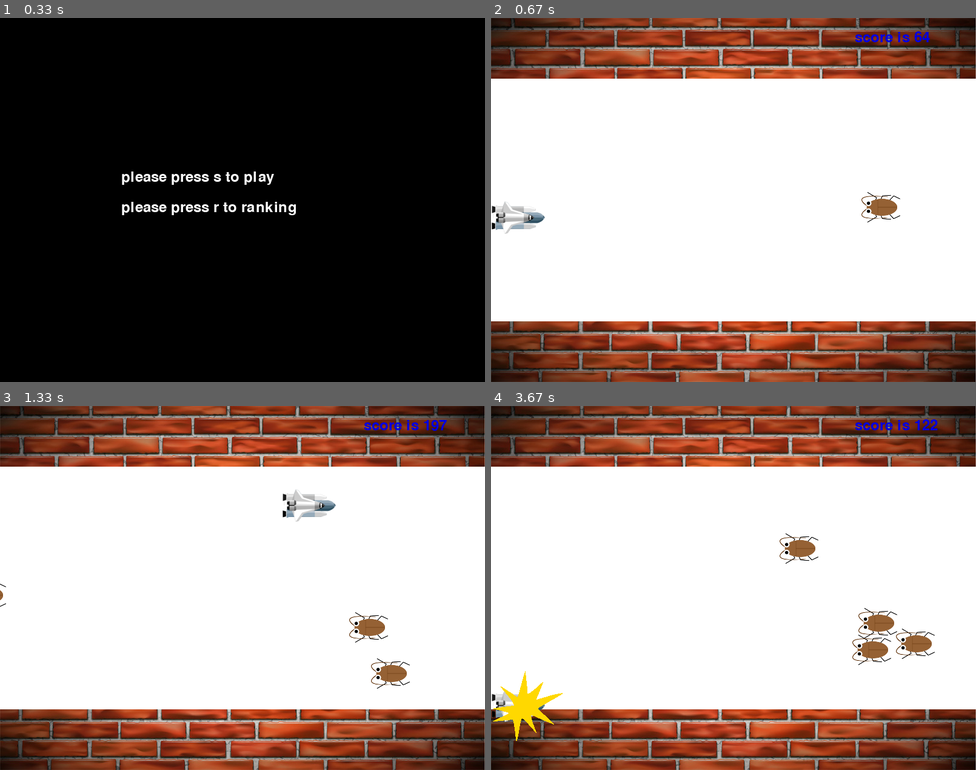
Above: before the commit, frames 1-4 (two rows, left to right).
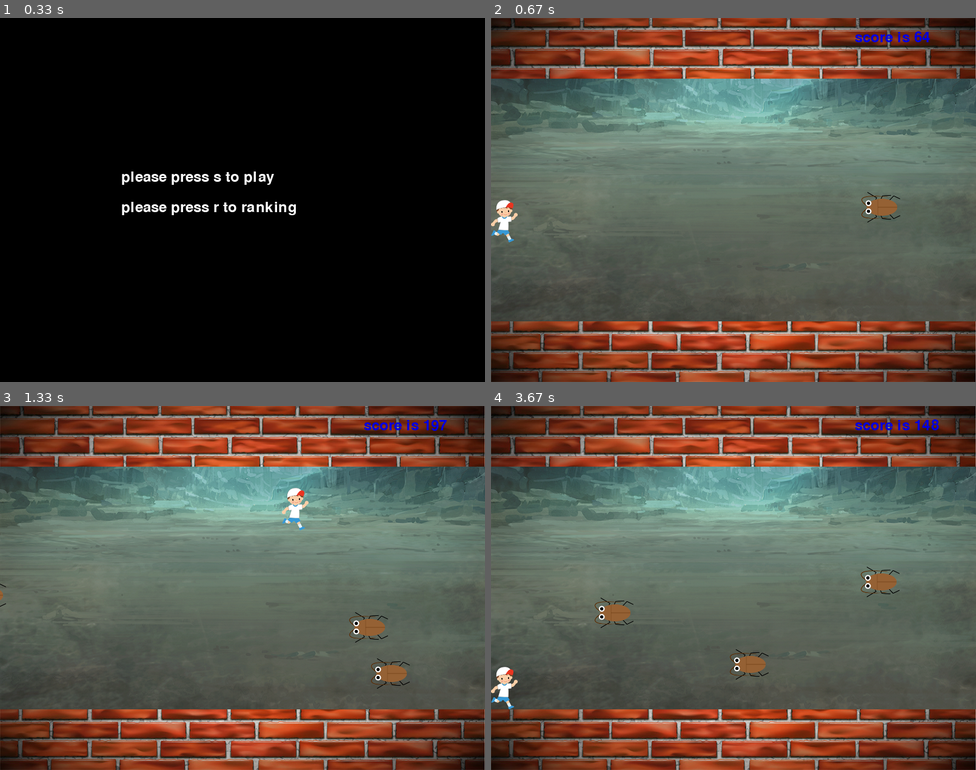
Above: after the commit, the same moments.

Repository: Juju-62q/Taro-sAdventure
Game: pygame game, started from client/MainMenu/MainMenu.py
Two runs of this game, one before a commit and one after it. Both use one fixed random seed, a clock stepped at 60 frames per second and the inputs below.
Inputs:
- Up to frame 1 (0.33 s): no input
- Up to frame 2 (0.67 s): tap S at 0.33 s
- Up to frame 3 (1.33 s): hold Right 0.67-1.13 s; hold Up from 1.17 s (still down)
- Up to frame 4 (3.67 s): release Up at 1.47 s; hold Right 1.5-1.97 s; hold Left 2-2.53 s; tap Enter at 2.57 s; tap S at 2.9 s; hold Down from 3.37 s (still down)

Frame 1 is identical in both runs. In frame 2, 66% of the frame differs, in the area x 0-100%, y 16-84%; in frame 3, 66%; in frame 4, 67%, in the area x 0-100%, y 3-92%.

Commit message:
change player

Diff:
--- a/client/ScrollGame/Player.py
+++ b/client/ScrollGame/Player.py
@@ -32,11 +32,11 @@
     def move(self, move):
         self._move = move
 
-    def movePlayer(self, pressedKey, fieldWidth):
+    def movePlayer(self, pressedKey, fieldWidth, fieldAbove, fieldBottom):
         if pressedKey[pygame.K_UP]:
-            self.rect.y -= self.move
+            self.rect.y -= self.move if self.rect.y > fieldAbove else 0
         elif pressedKey[pygame.K_DOWN]:
-            self.rect.y += self.move
+            self.rect.y += self.move if self.rect.y < fieldBottom - self.rect.height else 0
         if pressedKey[pygame.K_RIGHT]:
             self.rect.x += self.move if self.rect.x < fieldWidth - self.rect.width else 0
         elif pressedKey[pygame.K_LEFT]:
--- a/client/ScrollGame/ScrollGame.py
+++ b/client/ScrollGame/ScrollGame.py
@@ -14,7 +14,7 @@
 
         # game initialize
         # for player
-        self.player = Player(0, height / 2, 90, 60, pygame.image.load("GameContents/ship.png"), 5)
+        self.player = Player(0, height / 2, 44, 70, pygame.image.load("GameContents/boy.png"), 5)
 
         # for enemy
         self.gokis = []
@@ -30,15 +30,14 @@
         # for Images
         self.sysFont = pygame.font.SysFont(None, 36)
         self.bangImage = pygame.image.load("GameContents/bang.png")
-        self.image = pygame.image.load("GameContents/block.jpg")
+        self.backGround = pygame.image.load("GameContents/block.jpg")
+        self.playZone = pygame.image.load("GameContents/playzone.png")
 
 
     def gamePlay(self):
 
         # for game over
         gameOver = False
-
-        playerZone = Rect(0, self.playerZoneAbove, self.width, self.playerZoneBottom - self.playerZoneAbove)
 
         # main loutine
         while not gameOver:
@@ -49,10 +48,10 @@
 
             # paint back ground
             #self.surface.fill((103,65,49))
-            self.surface.blit(self.image, (0, 0))
+            self.surface.blit(self.backGround, (0, 0))
 
             # paint player zone
-            pygame.draw.rect(self.surface,(255,255,255),playerZone)
+            self.surface.blit(self.playZone, (0, self.playerZoneAbove))
 
             # make enemy
             if randint(0, 60) == 0:
@@ -76,7 +75,7 @@
 
             # update player
             pressedKey = pygame.key.get_pressed()
-            self.player.movePlayer(pressedKey, self.width)
+            self.player.movePlayer(pressedKey, self.width, self.playerZoneAbove, self.playerZoneBottom)
             self.surface.blit(self.player.image, (self.player.rect.x, self.player.rect.y))
 
             # update score
@@ -96,27 +95,26 @@
 
 
     def isGameOver(self):
-        if(self.player.rect.y <= self.playerZoneAbove or self.player.rect.y >= self.playerZoneBottom - 40):
-            return True
         for effect in self.gokis:
-            if self.isTouchEnemy(effect):
+            if self.isTouchGoki(effect):
                 return True
         return False
 
-    def isTouchEnemy(self, enemy):
-        return self.player.rect.x <= enemy.rect.left \
-               and self.player.rect.x + 90 >= enemy.rect.left \
-               and self.player.rect.y + 10 <= enemy.rect.top \
-               and self.player.rect.y + 50 >= enemy.rect.top
+    def isTouchGoki(self, goki):
+        return self.player.rect.x <= goki.rect.x \
+               and self.player.rect.x + self.player.rect.width >= goki.rect.x \
+               and self.player.rect.y <= goki.rect.y \
+               and self.player.rect.y + self.player.rect.height >= goki.rect.y
 
     def gameOver(self):
         userName = getpass.getuser()
+        sendData = "{0} {1}".format(userName, self.score.score).encode("ascii")
 
         #client = socket.socket(socket.AF_INET, socket.SOCK_STREAM)
         #client.connect(("127.0.0.1", 50000))
-        #client.sendall(b"python test\r\n")
+        #client.sendall(4)
         #response = client.recv(4096)
-        #client.sendall(b"python test222\r\n")
+        #client.sendall(sendData)
         #response = client.recv(4096)
         #client.close()
 
Binary file added: client/GameContents/boy.png
Binary file added: client/GameContents/boy_killing.png
Binary file added: client/GameContents/playzone.png
Binary file removed: client/GameContents/ship.png
